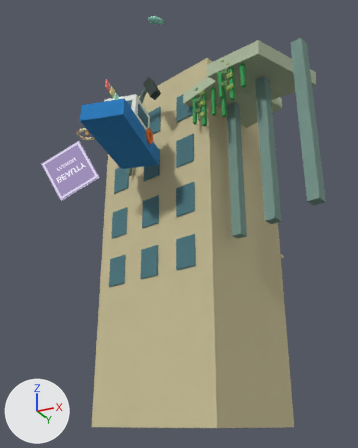
Before and after pictures for a commit that changed the glTF model godot/assets/models/zones/zone4_far_shore/zone4_far_shore.glb.
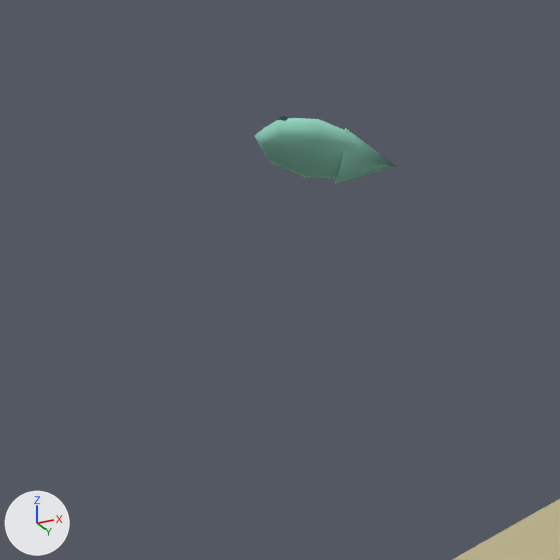
Each version appears first whole from a camera (50 mm lens) standing at (11.53, -21.38, -12.92) and looking at (0.66, 0.36, -3.14), and next in a close-up on the part from 32% to 53% of the width and 0% to 17% of the height. Every picture has the same lights, and +X, +Y and +Z are marked at lower left. The first two pictures are the older version. Where no turn or scale is listed for an object, it has been applied to the vertices. Vertices at exactly the same position are counted once.

In view in the first close-up: 'zone4_far_shore'.
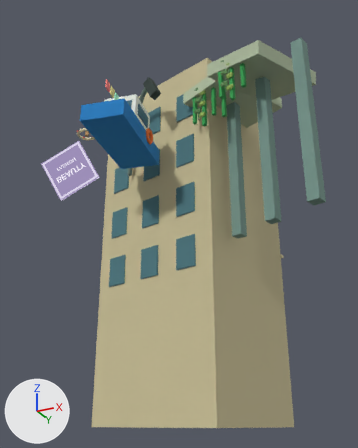
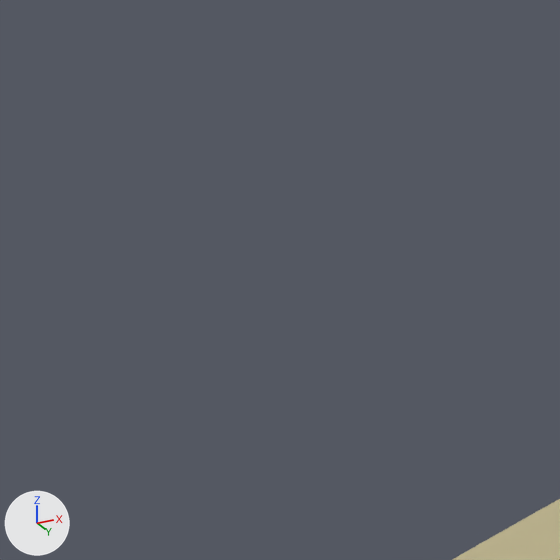
Boxes [x1, y1, x2, y2] around the edits, measured in the close-ups (560 x 560 px):
'zone4_far_shore', reshaped: before [254, 116, 560, 560]; after [452, 499, 560, 560]
part 1 of me_zone4_far_shore, deleted (green): before [254, 116, 397, 184]

What changed in the scene script:
```text
Change me_zone4_far_shore:
    used by ob_zone4_far_shore; location = (0.0, 0.0, 0.0)
    remove me_zone4_far_shore.from_pydata(...)  # 1229 vertices, 2102 faces; spans x -8.7..8.7, y -9.0..9.0, z -13.1..6.9
    add me_zone4_far_shore.from_pydata(...)  # 1226 vertices, 1932 faces; spans x -8.7..8.7, y -9.0..9.0, z -13.1..6.9
    me_zone4_far_shore part 1
    3 vertices are removed from x 4.2..4.3, y -9.0..-8.7, z 1.1..1.2
    170 faces are deleted
```
